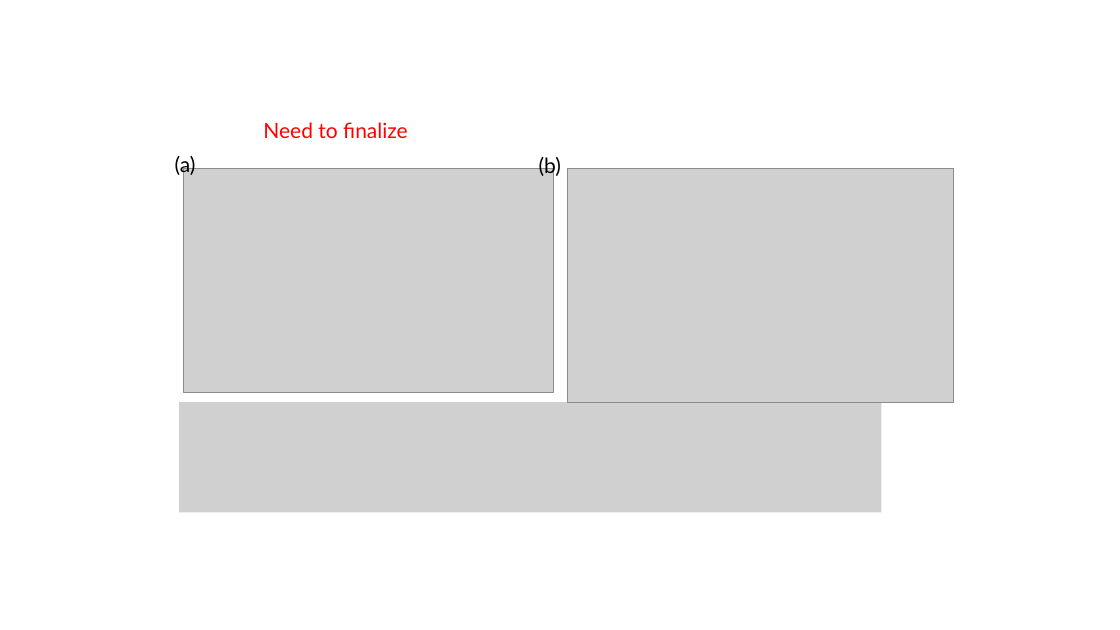
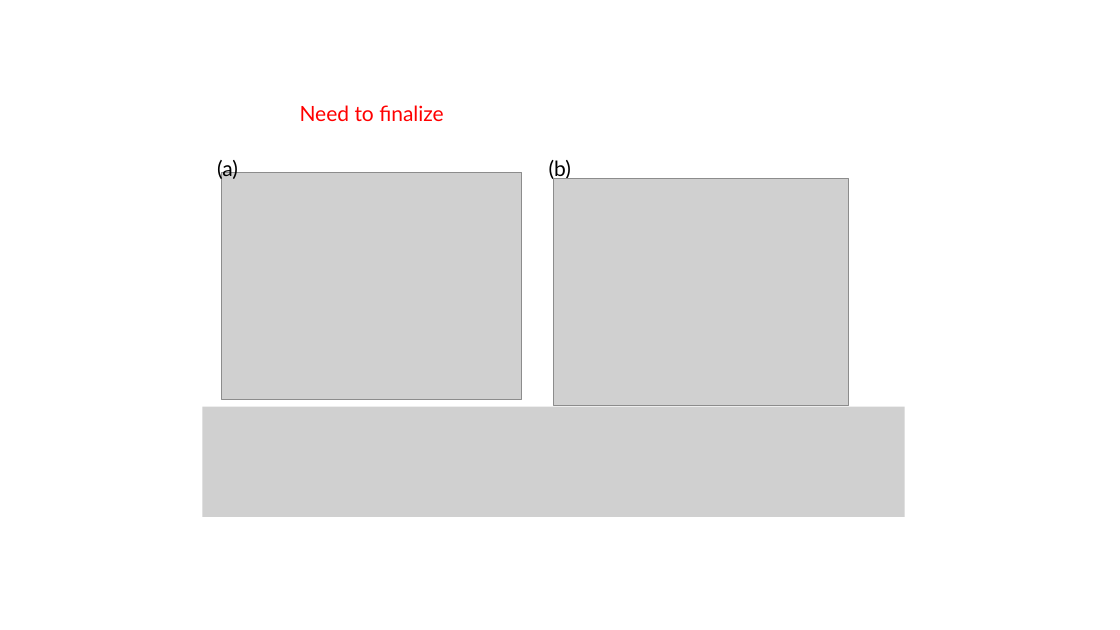
Before and after one commit to tyokokur/presentations, a slide deck: slide 6 of SYSG3_paper.pptx. Drawn at 1120x630 pixels with LibreOffice and Linux fonts; fonts in the diff are those of the drawing; grey boxes stand for pictures. Boxes give left, top, right and bottom in pixels: in the first picture for what was removed or moved away, otherwise in the second. Text is boxed around its words. In the diff, an @@ line names an element or a change of style, - is before the commit and + after.

```diff
--- a/SYSG3_paper.pptx
+++ b/SYSG3_paper.pptx
@@ text "Need to finalize": place and size @@
-text "Need to finalize" at <box>263,122,408,138</box>
+text "Need to finalize" at <box>300,105,444,121</box>
@@ text "(a)": place and size @@
-text "(a)" at <box>175,156,196,176</box>
+text "(a)" at <box>217,158,238,181</box>
@@ picture: place and size @@
-picture at <box>183,169,554,392</box>
+picture at <box>222,172,523,399</box>
@@ text "(b)": place and size @@
-text "(b)" at <box>539,155,561,178</box>
+text "(b)" at <box>549,160,571,181</box>
@@ picture: place and size @@
-picture at <box>567,169,954,402</box>
+picture at <box>554,178,849,405</box>
@@ picture: place and size @@
-picture at <box>179,402,881,513</box>
+picture at <box>202,407,905,517</box>
```
Also in this commit, not shown: 3 other slides changed.
